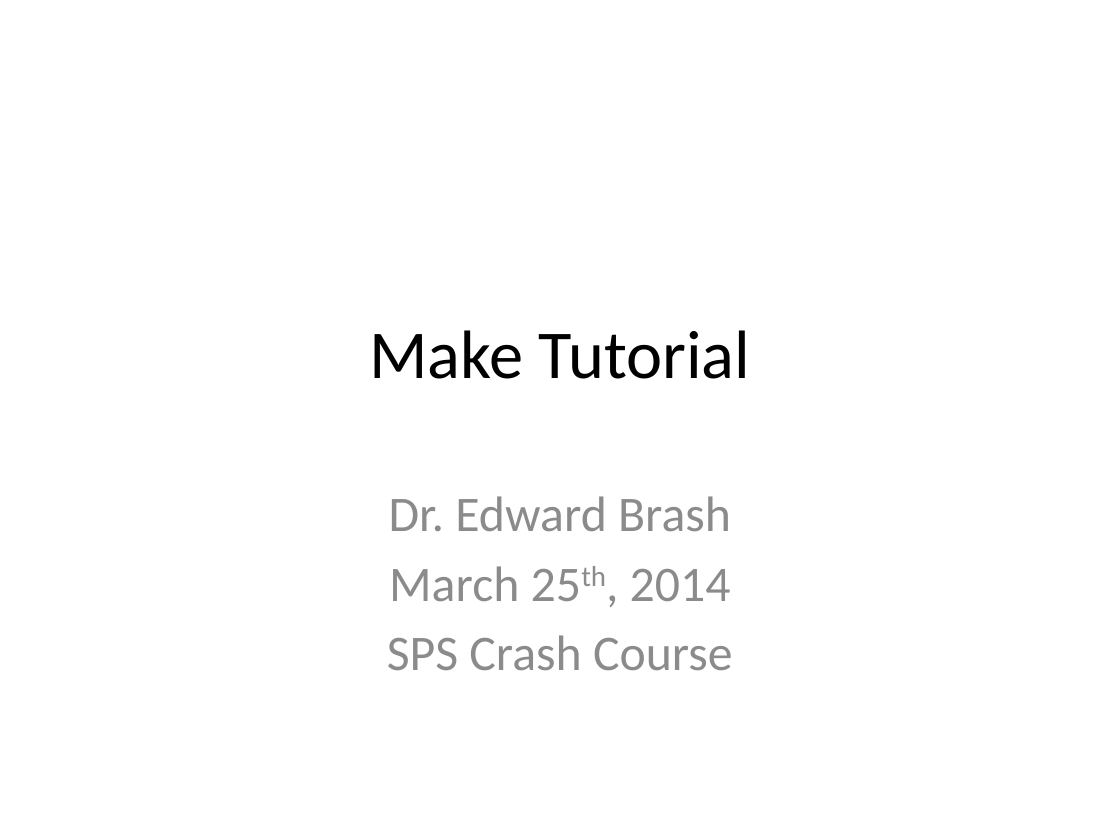
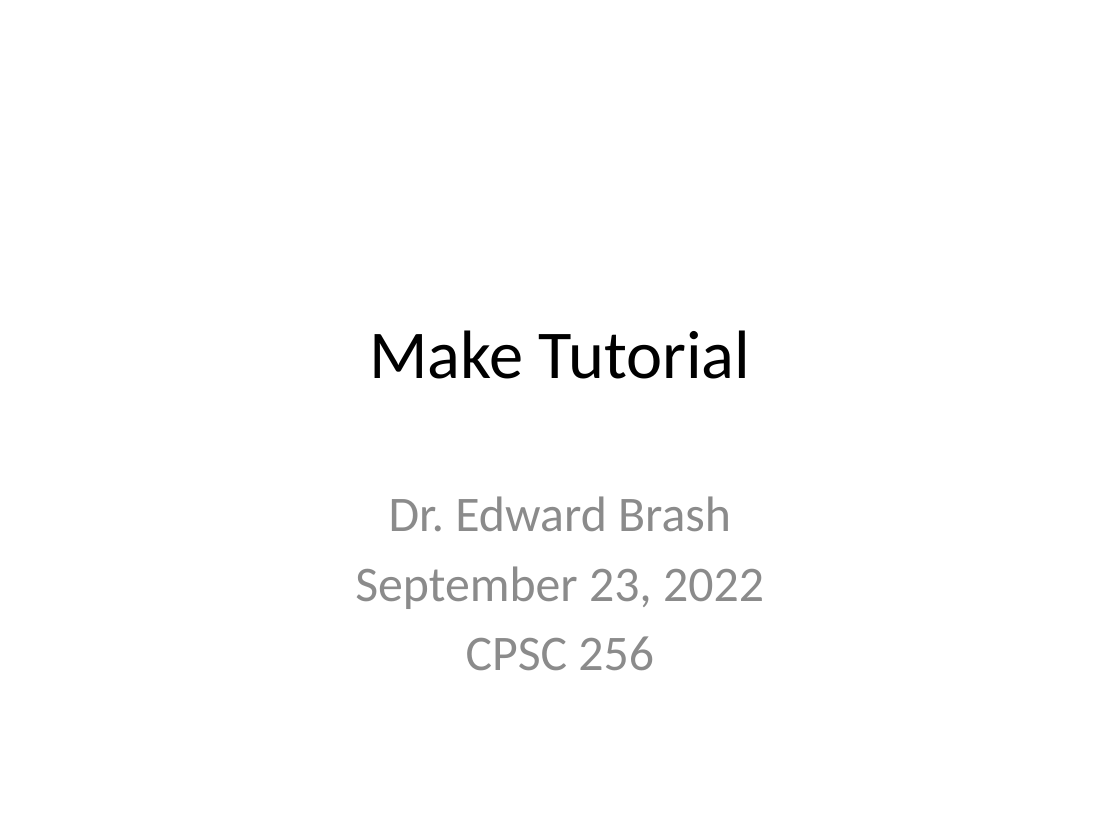
Before and after one commit to brash99/Cpsc256, a slide deck: slide 1 of Makefile_tutorial/Makefile_tutorial.pptx. Drawn at 1120x840 pixels with LibreOffice and Linux fonts; fonts in the diff are those of the drawing. Boxes give left, top, right and bottom in pixels: in the first picture for what was removed or moved away, otherwise in the second. Text is boxed around its words. In the diff, an @@ line names an element or a change of style, - is before the commit and + after.

```diff
--- a/Makefile_tutorial/Makefile_tutorial.pptx
+++ b/Makefile_tutorial/Makefile_tutorial.pptx
@@ subtitle at <box>355,566,764,670</box>: text changed @@
-March 25th, 2014
-SPS Crash Course
+September 23, 2022
+CPSC 256
```
Also in this commit, not shown: 16 other slides changed.
